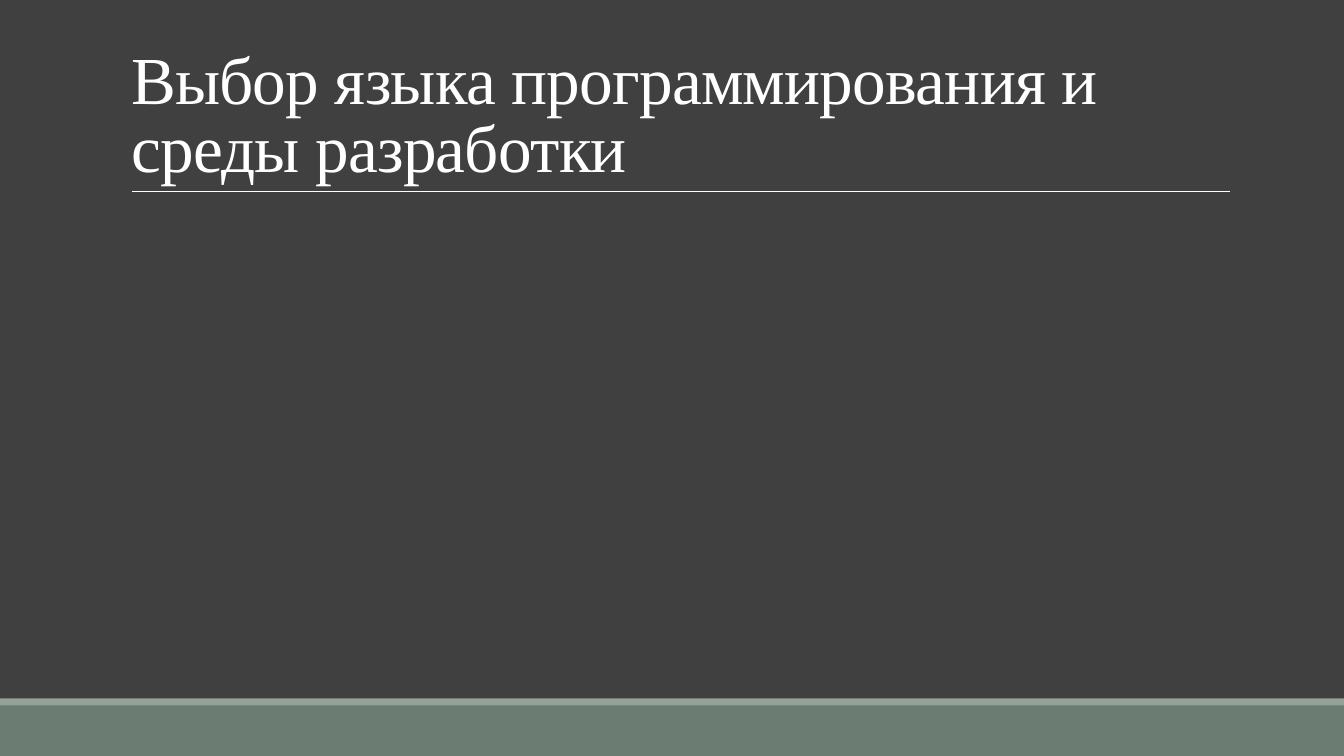
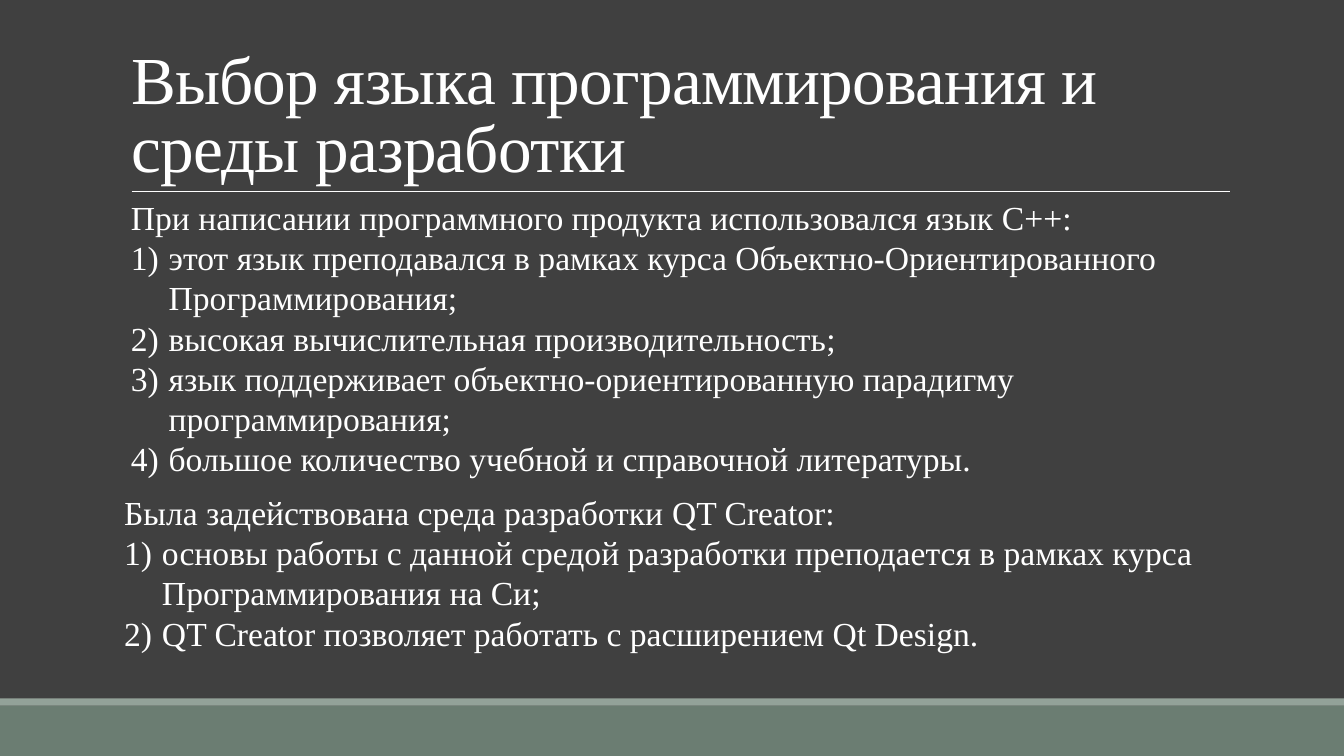
Before and after one commit to TheSawIsTheLaw/ComputerGraphicsCoursework, a slide deck: slide 8 of Presentation/CurseWorkYakuba.pptx. Drawn at 1344x756 pixels with LibreOffice and Linux fonts; fonts in the diff are those of the drawing. Boxes give left, top, right and bottom in pixels: in the first picture for what was removed or moved away, otherwise in the second. Text is boxed around its words. In the diff, an @@ line names an element or a change of style, - is before the commit and + after.

```diff
--- a/Presentation/CurseWorkYakuba.pptx
+++ b/Presentation/CurseWorkYakuba.pptx
@@ text added at (131,207,1155,478), 24 pt, text #FFFFFF @@
+При написании программного продукта использовался язык C++:
+1) этот язык преподавался в рамках курса Объектно-Ориентированного Программирования;
+2) высокая вычислительная производительность;
+3) язык поддерживает объектно-ориентированную парадигму программирования;
+4) большое количество учебной и справочной литературы.
@@ text added at (124,501,1192,652), 24 pt, text #FFFFFF @@
+Была задействована среда разработки QT Creator:
+1) основы работы с данной средой разработки преподается в рамках курса Программирования на Си;
+2) QT Creator позволяет работать с расширением Qt Design.
```
Also in this commit, not shown: 11 other slides changed, 6 slides added, 2 slides removed, 1 other file.
